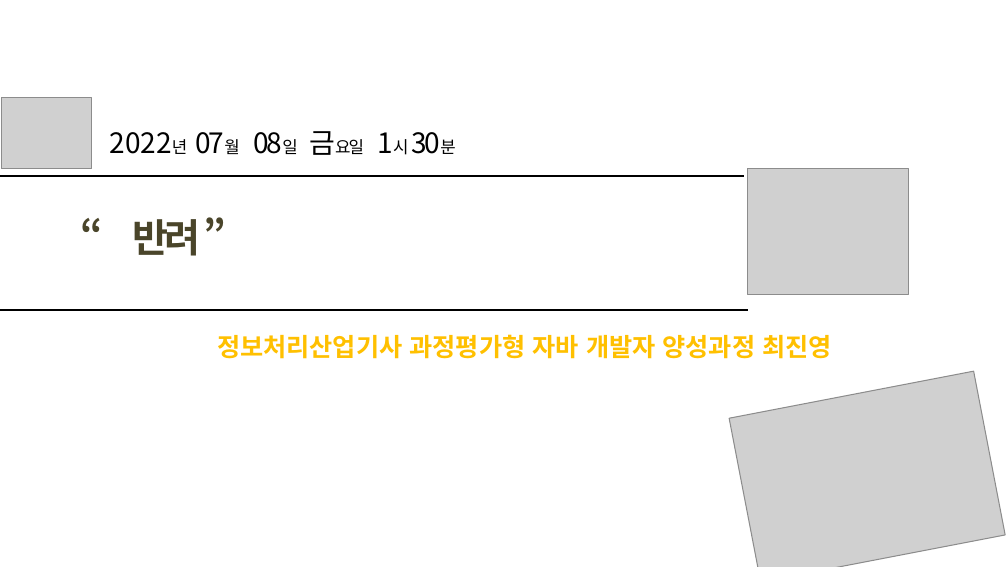
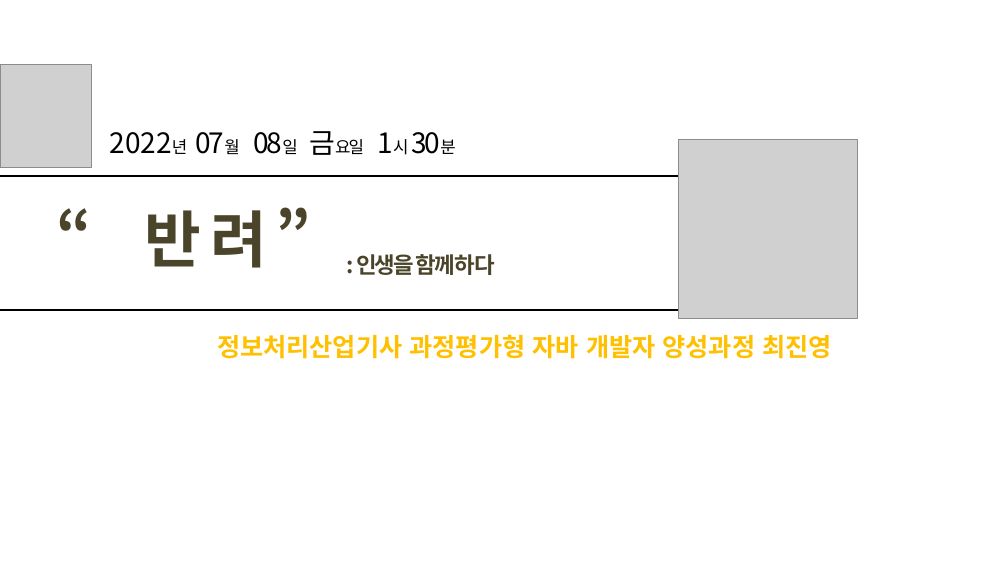
Before and after one commit to ChoiDV/learning, a slide deck: slide 1 of solo project/07_1'st Project/Choijinyoung-project-ppt.pptx. Drawn at 1008x567 pixels with LibreOffice and Linux fonts; fonts in the diff are those of the drawing; grey boxes stand for pictures. Boxes give left, top, right and bottom in pixels: in the first picture for what was removed or moved away, otherwise in the second. Text is boxed around its words. In the diff, an @@ line names an element or a change of style, - is before the commit and + after.

```diff
--- a/solo project/07_1'st Project/Choijinyoung-project-ppt.pptx
+++ b/solo project/07_1'st Project/Choijinyoung-project-ppt.pptx
@@ picture: place and size @@
-picture at [1, 98, 92, 169]
+picture at [0, 65, 92, 167]
@@ picture added at [678, 139, 858, 319] @@
@@ picture removed at [747, 169, 908, 294] @@
@@ text at [145, 210, 267, 268]: text changed; size 28 to 44 pt @@
-“ 반려 ”
+“ 반 려 ”
@@ text added at [356, 254, 496, 275], 16 pt, text #4A452A, bold @@
+: 인 생 을 함 께 하 다
@@ picture removed at [729, 371, 1005, 567] @@
```
Also in this commit, not shown: 6 other slides changed, 1 slide added, 44 other files.
